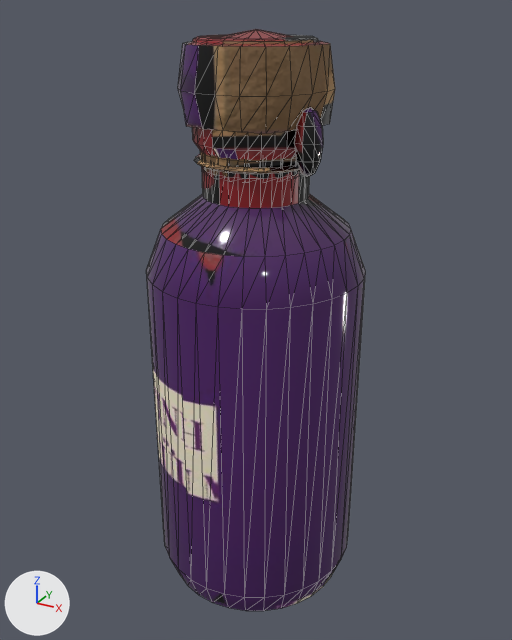
What one commit did to the glTF model assets/models/props/item_skill_tonic.glb.
One viewpoint serves both versions: a 50 mm camera at (0.0433, -0.0786, 0.0792) aimed at (-0.0002, 0.0005, 0.0397). Lighting does not change. The marker at lower left points along +X, +Y and +Z. The first picture is the older version. Mesh edges are drawn as thin lines. Objects named as collision shapes, trigger or cutter boxes, shadow casters or lower levels of detail are left out. Vertices at exactly the same position are counted once.

Objects in the first picture: 'item_skill_tonic'.
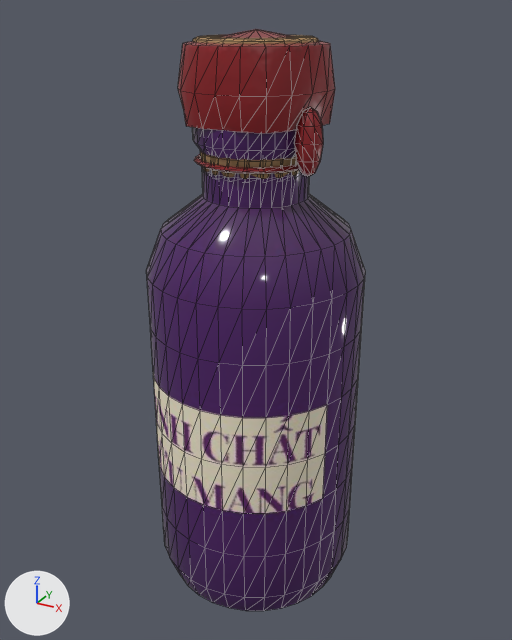
Where the change shows, as pixel boxes [x1, y1, x2, y2] in the pictures (512 x 640 px):
part 1 of me_item_skill_tonic, reshaped
    both: [146, 271, 366, 597]
part 2 of me_item_skill_tonic, surface changed
    both: [159, 32, 351, 609]

The change in detail:
me_item_skill_tonic is used by ob_item_skill_tonic; location (0.0, 0.0, 0.0).
me_item_skill_tonic had 542 vertices, 980 faces and spanned x -0.0145..0.0145, y -0.0145..0.0145, z 0.0..0.077.
me_item_skill_tonic now has 702 vertices, 1300 faces and spans x -0.0145..0.0145, y -0.0145..0.0145, z 0.0..0.077.
Part 1, on me_item_skill_tonic:
64 faces are deleted.
32 new vertices lie (0.0, 0.0, 0.0073) away from vertices in x -0.0145..0.0145, y -0.0145..0.0145, z 0.004.
32 new vertices lie (0.0, 0.0, 0.0072) away from vertices in x -0.0145..0.0145, y -0.0145..0.0145, z 0.0113.
32 new vertices lie (0.0, 0.0, 0.0073) away from vertices in x -0.0145..0.0145, y -0.0145..0.0145, z 0.0185.
32 new vertices lie (0.0, 0.0, 0.0073) away from vertices in x -0.0145..0.0145, y -0.0145..0.0145, z 0.0258.
32 new vertices lie (0.0, 0.0, 0.0072) away from vertices in x -0.0145..0.0145, y -0.0145..0.0145, z 0.0331.
384 new faces join them.
me_item_skill_tonic part 2: 898 kept faces spanning x -0.0145..0.0145, y -0.0145..0.0145, z 0.0..0.077 get new texture (UV) coordinates.
